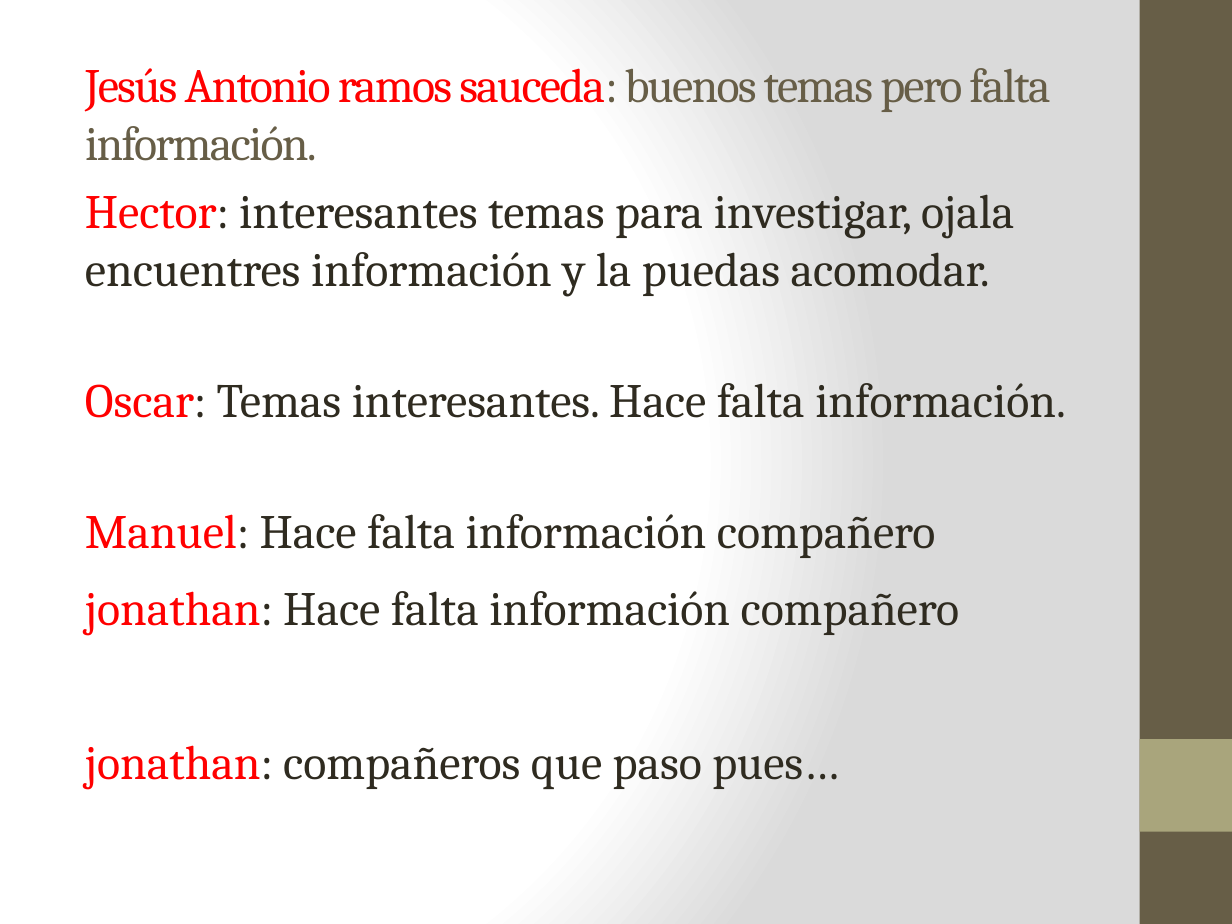
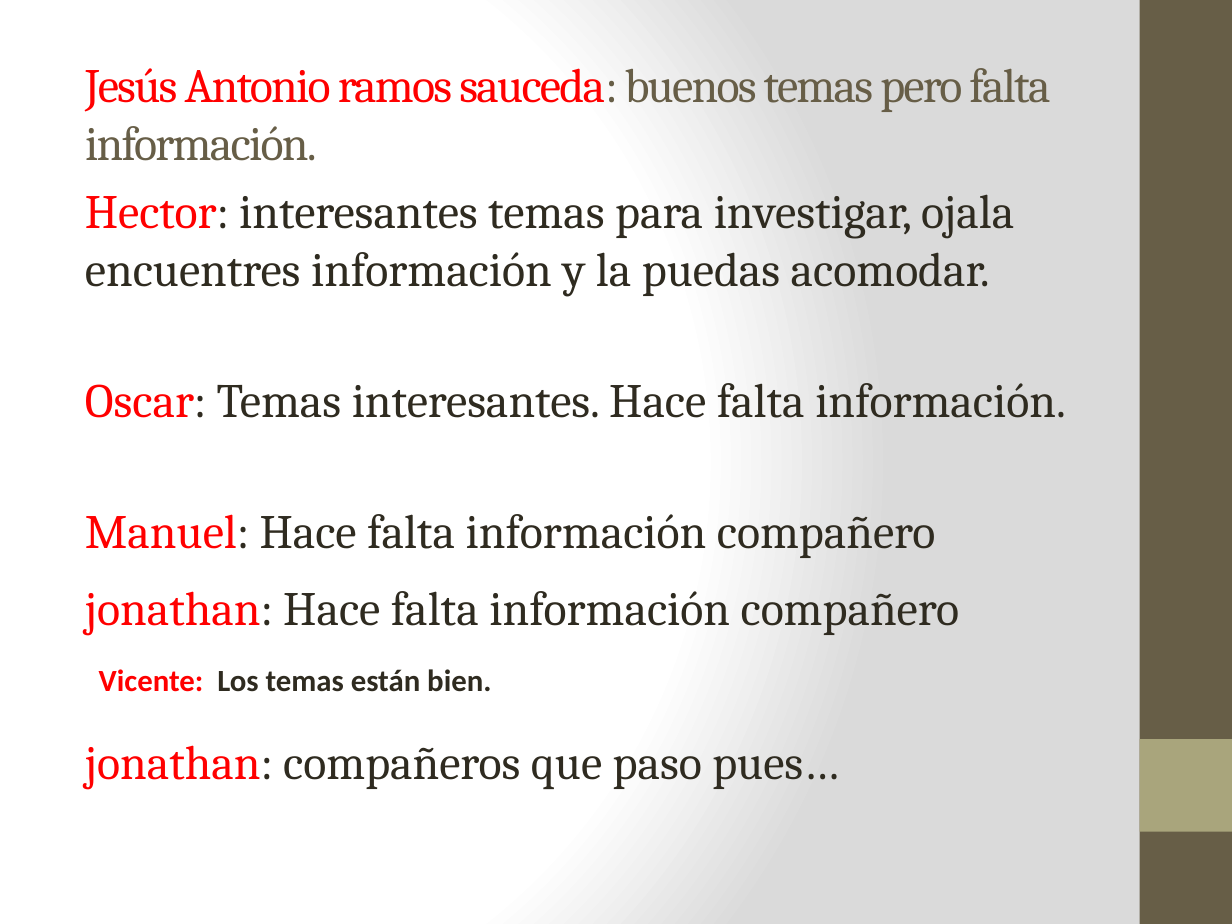
Before and after one commit to lc850/auditoria, a slide deck: slide 8 of 7 - Etapa de la justificación.pptx. Drawn at 1232x924 pixels with LibreOffice and Linux fonts; fonts in the diff are those of the drawing. Boxes give left, top, right and bottom in pixels: in the first picture for what was removed or moved away, otherwise in the second. Text is boxed around its words. In the diff, an @@ line names an element or a change of style, - is before the commit and + after.

Commit message:
vicente

```diff
--- a/7 - Etapa de la justificación.pptx
+++ b/7 - Etapa de la justificación.pptx
@@ text added at [99,669,491,692], 18 pt, text #2F2B20, bold @@
+Vicente: Los temas están bien.
```
